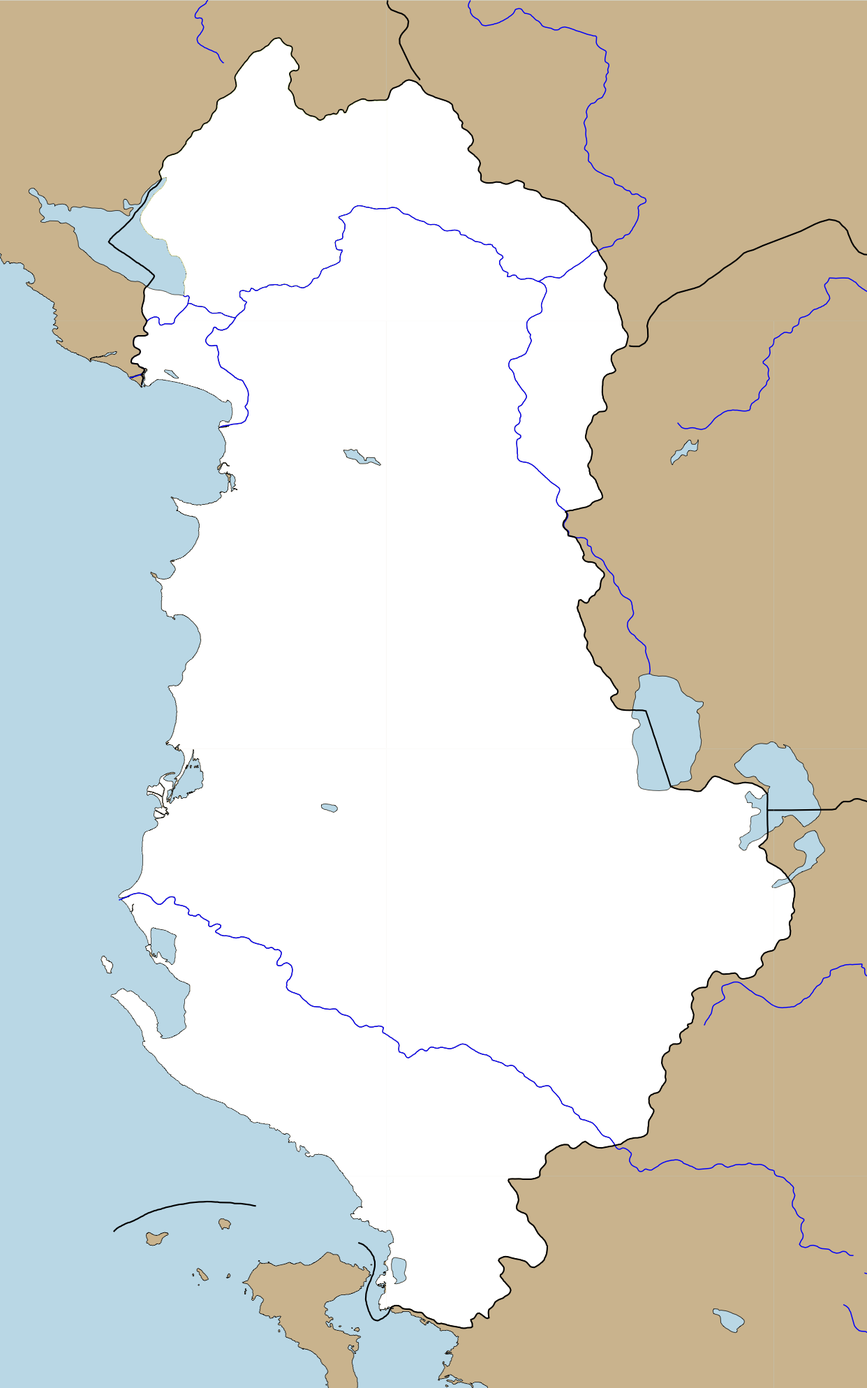
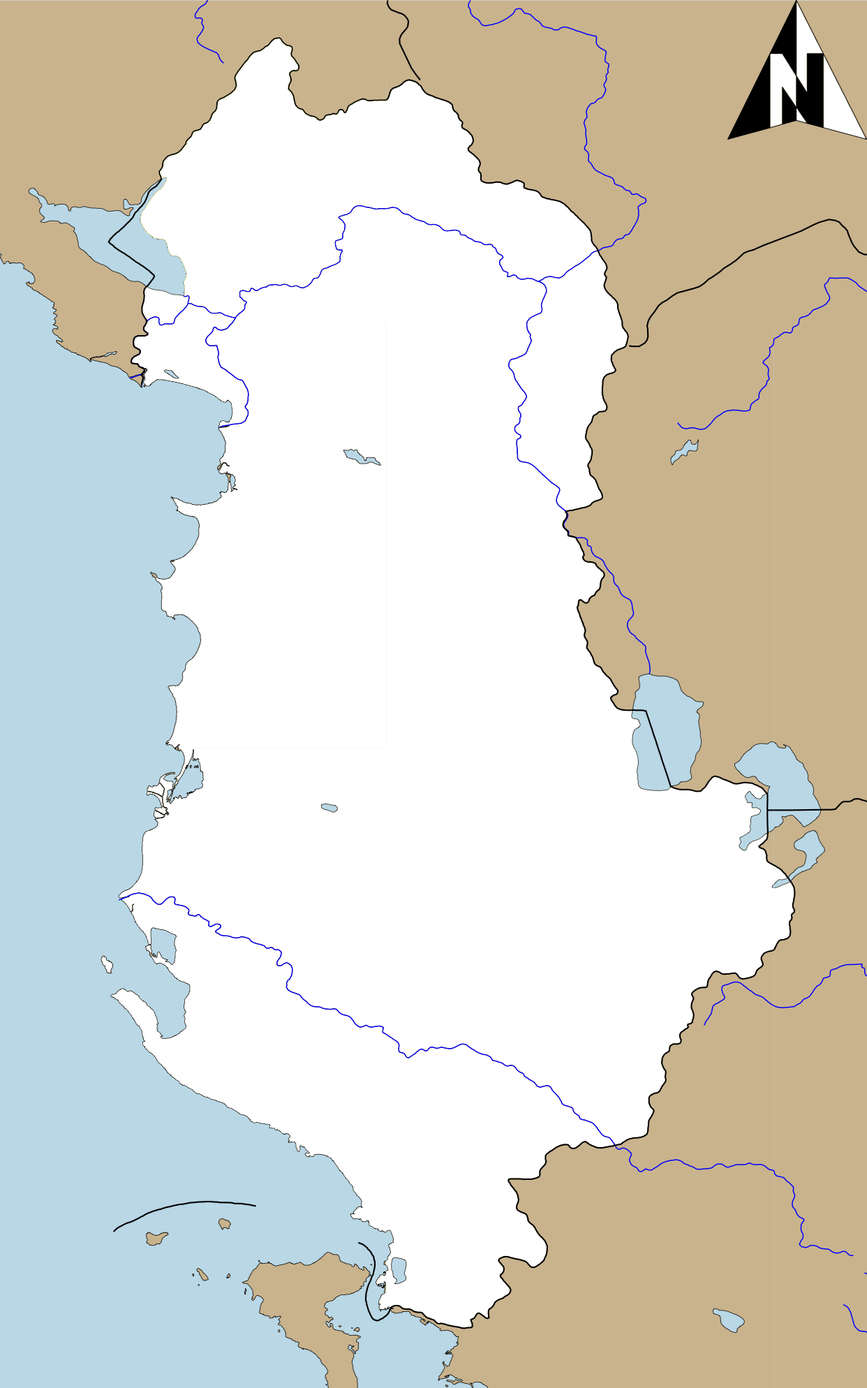
Layers edited between the first and the second 867 × 1388 image:
added layer "Слой 2" above "Слой 1" over [727, 0, 867, 140]
